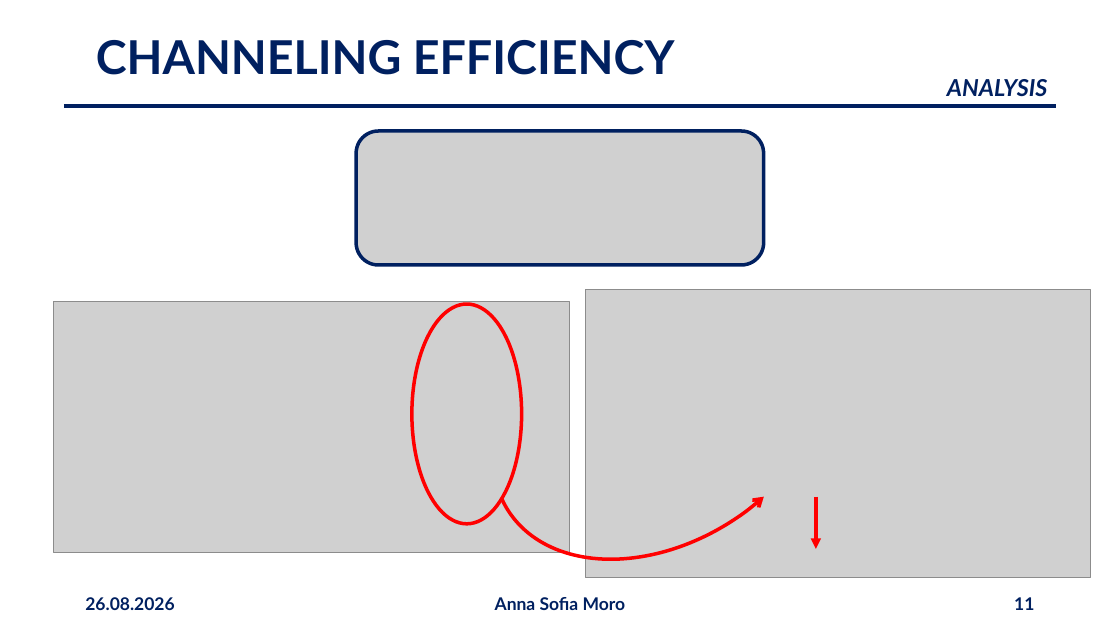
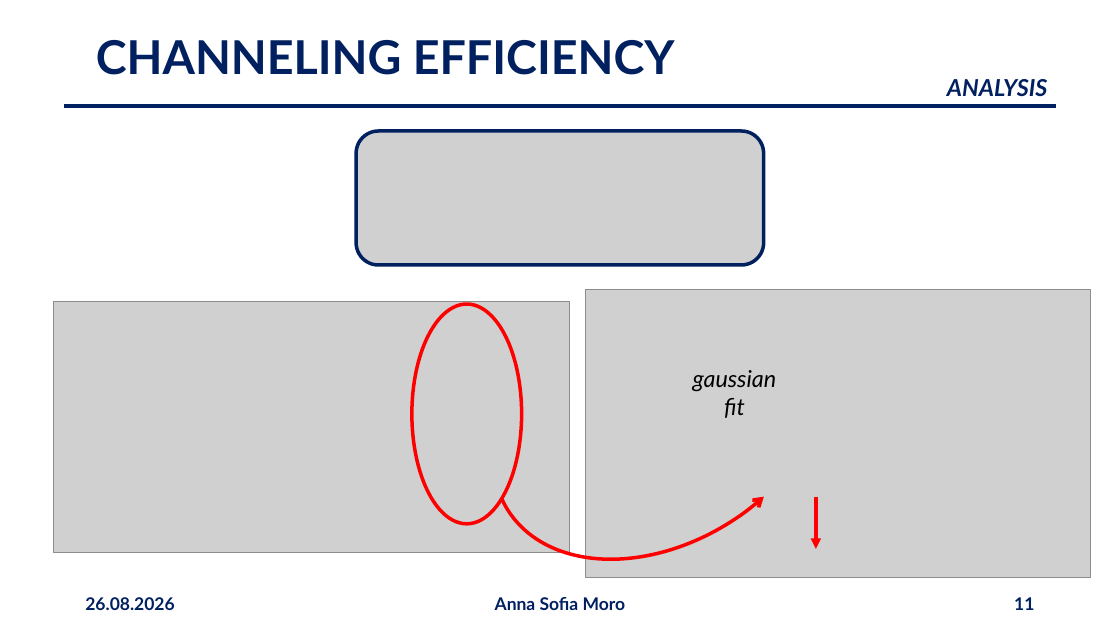
Before and after one commit to annaasofia/tesi, a slide deck: slide 11 of slides/NDC_260826_moro.pptx. Drawn at 1120x630 pixels with LibreOffice and Linux fonts; fonts in the diff are those of the drawing; grey boxes stand for pictures. Boxes give left, top, right and bottom in pixels: in the first picture for what was removed or moved away, otherwise in the second. Text is boxed around its words. In the diff, an @@ line names an element or a change of style, - is before the commit and + after.

```diff
--- a/slides/NDC_260826_moro.pptx
+++ b/slides/NDC_260826_moro.pptx
@@ text added at [693, 370, 777, 418], 20 pt, text #000000, italic @@
+gaussian
+fit
```
Also in this commit, not shown: 2 other slides changed, 1 other file.
